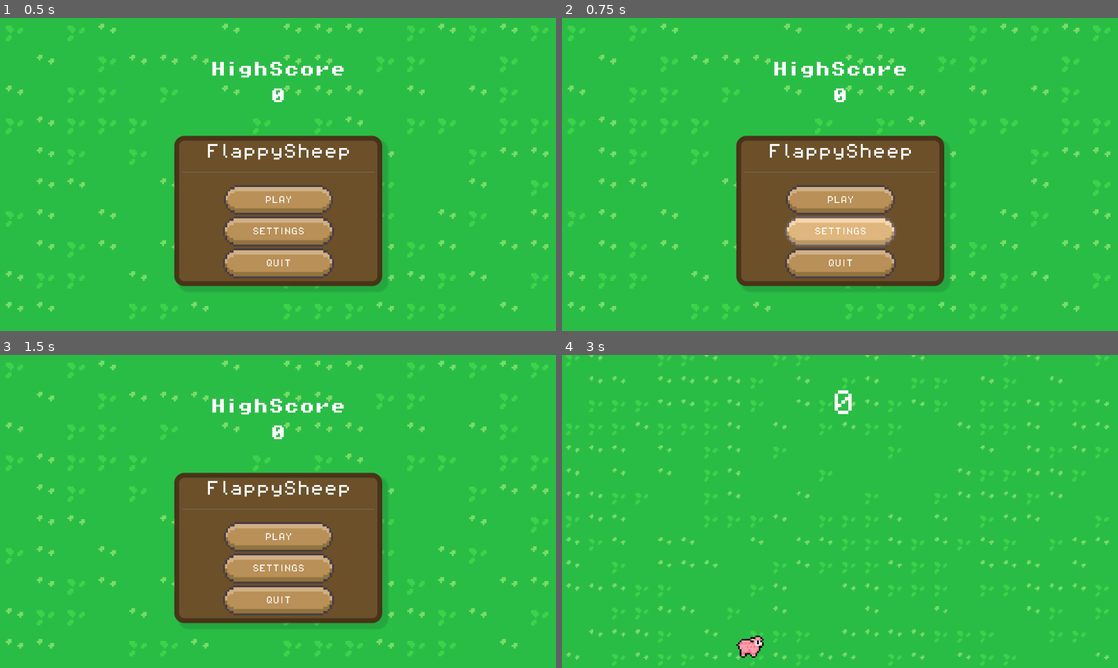
Above: before the commit, frames 1-4 (two rows, left to right).
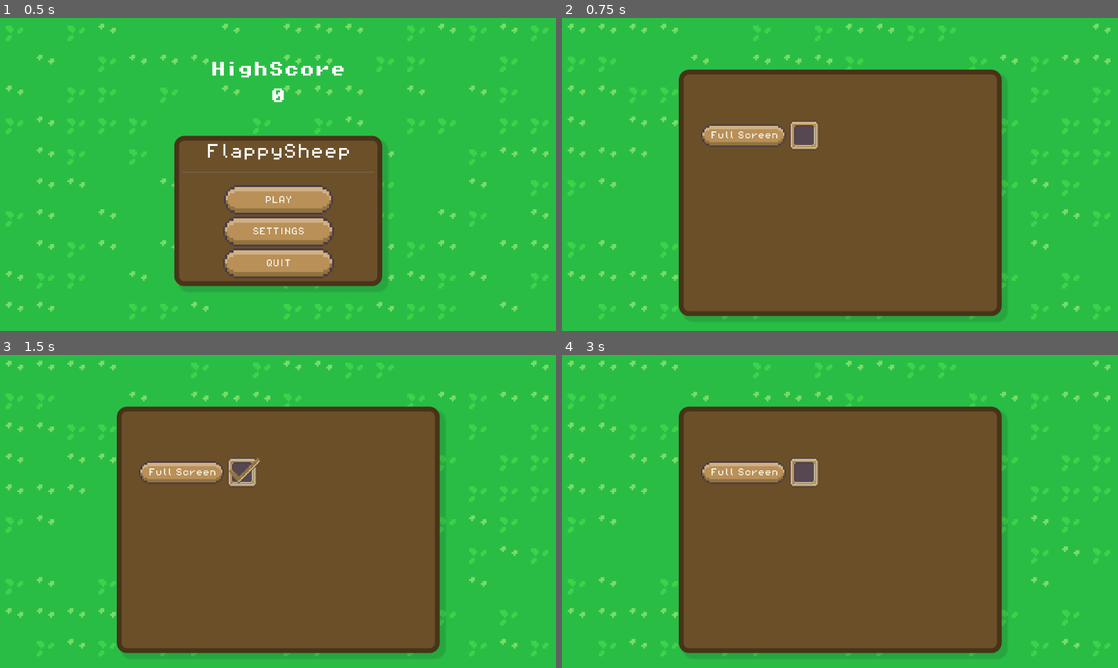
Above: after the commit, the same moments.

Repository: Ichillow/FlappySheep
Game: Godot game, scene res://Scenes/UI/main_menu.tscn
The game is run twice, just before and just after one commit, with the same random seed, the same clock (stepped at 60 frames per second) and the same inputs.
Inputs (mouse positions are in pixels of both pictures, inside the frame that each line leads up to):
- Up to frame 1 (0.5 s): no input
- Up to frame 2 (0.75 s): click "SETTINGS" at 0.5 s
- Up to frame 3 (1.5 s): click (244, 473) at 1.27 s
- Up to frame 4 (3 s): click (840, 536) at 2 s, where only the run before the commit has a clickable "PLAY"; click (806, 473) at 2.77 s

Frame 1 is identical in both runs. In frame 2, 37% of the frame differs, in the area x 1-99%, y 1-97%; in frame 3, 37%; in frame 4, 48%, in the area x 0-99%, y 0-98%.

Commit message:
Implements fullscreen toggle in options menu
Adds a fullscreen toggle button to the options menu, allowing the user to switch between fullscreen and windowed mode.
This provides a more immersive experience while also catering to users who prefer windowed mode.

Diff:
--- a/Scenes/UI/option_menu.tscn
+++ b/Scenes/UI/option_menu.tscn
@@ -1,7 +1,8 @@
-[gd_scene load_steps=11 format=4 uid="uid://dw7tgtgeme0mg"]
+[gd_scene load_steps=12 format=4 uid="uid://dw7tgtgeme0mg"]
 
 [ext_resource type="Texture2D" uid="uid://brmdkanw4hdsu" path="res://Assets/button_seed/HotkeyBox_160x160.png" id="1_81cs2"]
 [ext_resource type="Texture2D" uid="uid://bs0ywdv1ic7gg" path="res://Assets/sheep_assets/sheep_assets_x4_sans_bordure.png" id="1_b0el6"]
+[ext_resource type="Script" path="res://Scripts/UI/option_menu.gd" id="1_hu6ls"]
 [ext_resource type="Texture2D" uid="uid://bsm3fhh0bmymr" path="res://Assets/button_seed/Check_160x160.png" id="2_qrvll"]
 [ext_resource type="FontFile" uid="uid://co7c821asl7wj" path="res://Assets/fonts/PixelOperator8.ttf" id="3_xfy77"]
 [ext_resource type="Texture2D" uid="uid://50x5ovyjruwy" path="res://Assets/Fantasy Minimal Pixel Art GUI by eta-commercial-free/UI/Button_52x14.png" id="4_xey3e"]
@@ -130,6 +131,7 @@
 sources/0 = SubResource("TileSetAtlasSource_4cm3j")
 
 [node name="option_menu" type="CanvasLayer"]
+script = ExtResource("1_hu6ls")
 
 [node name="Control" type="Control" parent="."]
 layout_mode = 3
@@ -164,10 +166,10 @@
 [node name="fullScreen" type="TextureButton" parent="Control/Panel"]
 texture_filter = 1
 layout_mode = 2
-offset_left = 228.0
-offset_top = 110.0
-offset_right = 424.0
-offset_bottom = 297.0
+offset_left = 222.5
+offset_top = 101.0
+offset_right = 418.5
+offset_bottom = 288.0
 scale = Vector2(0.38, 0.38)
 toggle_mode = true
 texture_normal = ExtResource("1_81cs2")
@@ -178,20 +180,22 @@
 z_index = 1
 texture_filter = 1
 layout_mode = 0
-offset_left = 65.5
+offset_left = 66.0
 offset_top = 128.0
-offset_right = 221.5
+offset_right = 222.0
 offset_bottom = 144.0
 text = "Full Screen  "
 label_settings = SubResource("LabelSettings_25egd")
 
 [node name="Sprite2D" type="Sprite2D" parent="Control/Panel"]
 z_as_relative = false
-position = Vector2(134.25, 137.5)
-scale = Vector2(3.39423, 2.78571)
+position = Vector2(134.25, 136.5)
+scale = Vector2(3.39423, 3.35714)
 texture = ExtResource("4_xey3e")
 
 [node name="TileMapLayer" type="TileMapLayer" parent="."]
 z_index = -1
 tile_map_data = PackedByteArray("AAAAAAAAAAACAAAAAAABAAEAAAABAAAAAAABAAIAAAACAAAAAAACAAIAAAABAAAAAAACAAMAAAACAAAAAAADAA …(3088 unchanged characters)…
 tile_set = SubResource("TileSet_xmdpg")
+
+[connection signal="toggled" from="Control/Panel/fullScreen" to="." method="_on_full_screen_toggled"]
--- a/Scripts/UI/menu.gd
+++ b/Scripts/UI/menu.gd
@@ -21,7 +21,8 @@
 func _on_texture_button_option_pressed() -> void:
 	play_sound()
 	await get_tree().create_timer(0.1).timeout
-	print("WIP")
+	get_tree().change_scene_to_file("res://Scenes/UI/option_menu.tscn")  # Change to the options menu scene
+
 
 #Quit Button
 func _on_texture_button_quit_pressed() -> void:
--- a/Scripts/UI/option_menu.gd
+++ b/Scripts/UI/option_menu.gd
@@ -6,6 +6,10 @@
 	pass # Replace with function body.
 
 
-# Called every frame. 'delta' is the elapsed time since the previous frame.
-func _process(delta: float) -> void:
-	pass
+
+
+func _on_full_screen_toggled(toggled_on: bool) -> void:
+	if toggled_on:
+		DisplayServer.window_set_mode(DisplayServer.WINDOW_MODE_FULLSCREEN)
+	else:
+		DisplayServer.window_set_mode(DisplayServer.WINDOW_MODE_WINDOWED)
